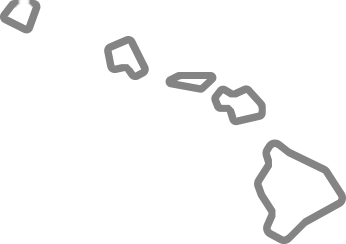
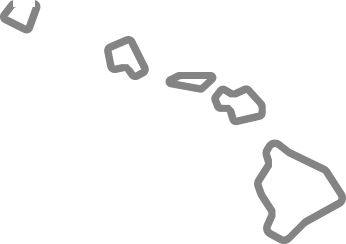
Before/after of a 346 × 244 layered artwork. What changed in the layer stack:
painted on "Levels 1" over [13, 0, 35, 7]
